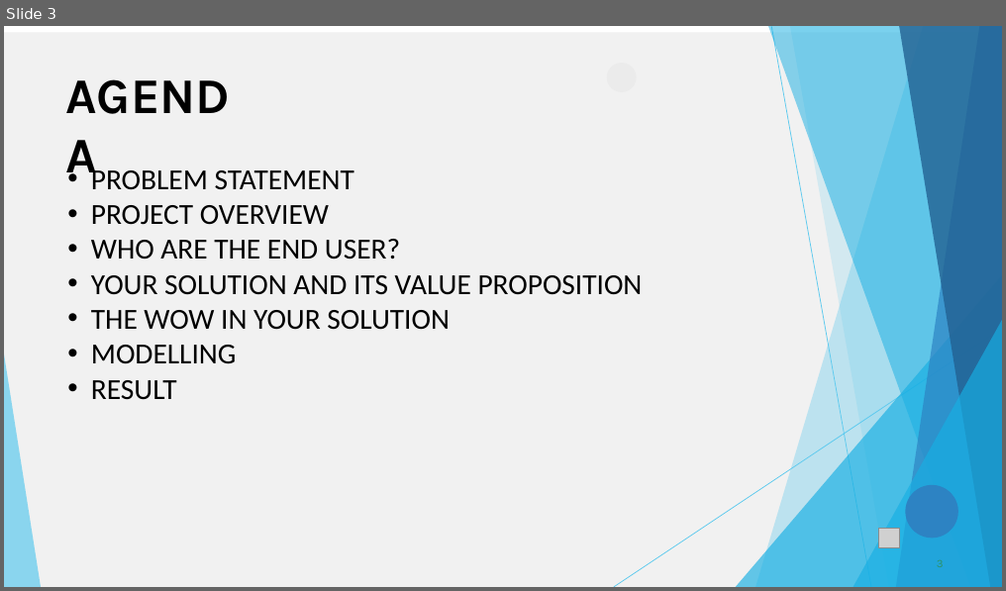
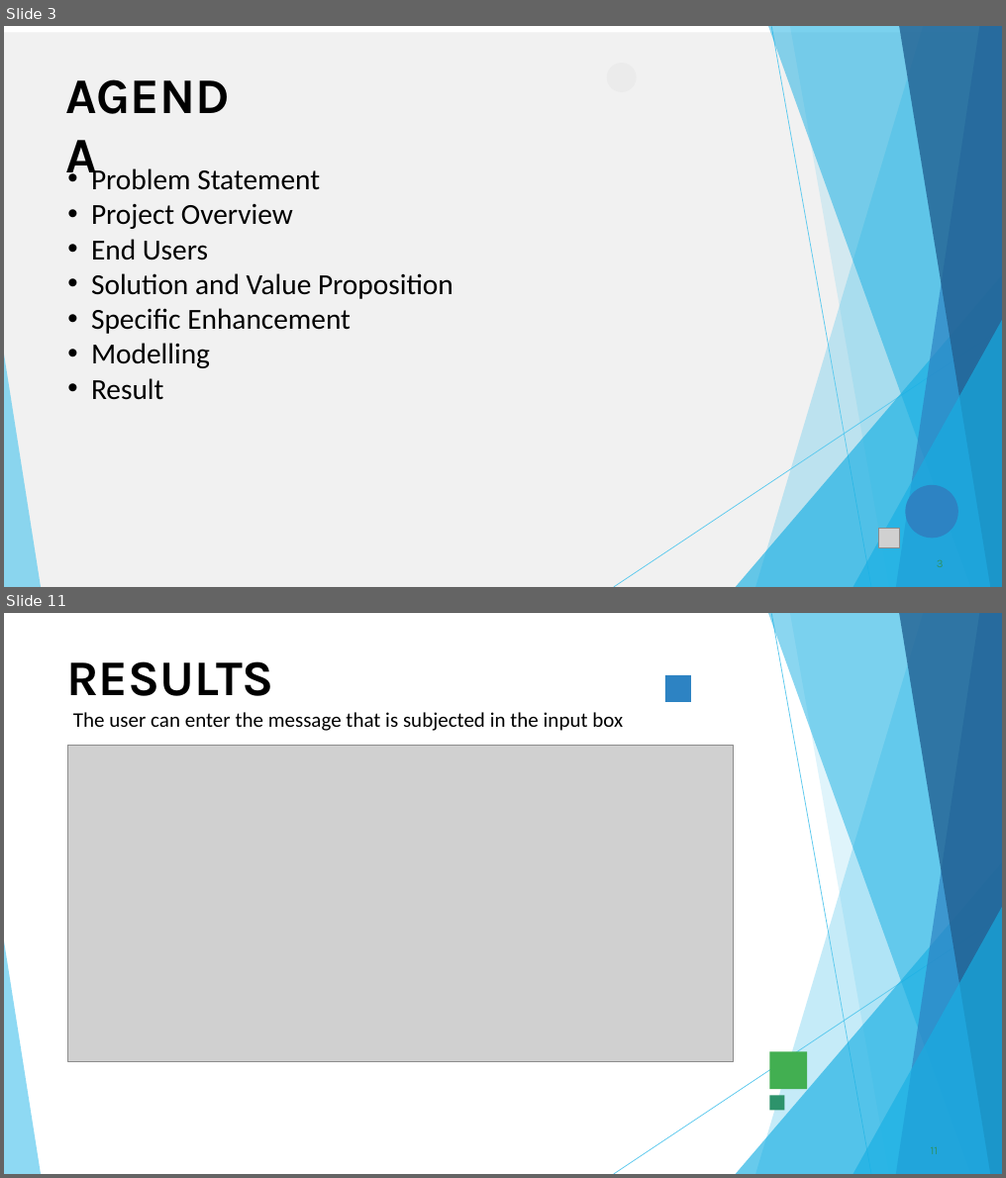
Before and after one commit to Rishika-1202/TNSDC_Generative-AI, a slide deck: SPAM_CLASSIFIER.pptx. Shown one above the other, each under a label of ours: slide 3 before the commit, slides 3 and 11 after it; the slides between them are not shown. The pictures are 1006x591 and 1006x1178 pixels, drawn with LibreOffice and Linux fonts; fonts in the diff are those of the drawing; grey boxes stand for pictures; background and template pictures are left out. Boxes give left, top, right and bottom in pixels: in the first picture for what was removed or moved away, otherwise in the second. Text is boxed around its words. In the diff, an @@ line names an element or a change of style, - is before the commit and + after.

```diff
--- a/SPAM_CLASSIFIER.pptx
+++ b/SPAM_CLASSIFIER.pptx
@@ slide 11 added at [4,613,1002,1174], background #FFFFFF @@
@@ freeform shape added at [755,613,1002,1174], fill #5FCAEE at 36% opacity @@
@@ freeform shape added at [768,613,1002,1174], fill #17AFE3 at 50% opacity @@
@@ freeform shape added at [772,614,871,1174], outline #5FCAEE 0.75 pt @@
@@ freeform shape added at [790,613,1002,1174], fill #5FCAEE at 20% opacity @@
@@ freeform shape added at [896,613,1002,1174], fill #2D83C3 at 70% opacity @@
@@ freeform shape added at [899,613,1002,1174], fill #226192 at 80% opacity @@
@@ title added at [66,662,274,696], 48 pt, text #000000, bold @@
+RESULTS
@@ freeform shape added at [665,675,690,701], fill #2D83C3 @@
@@ text added at [73,712,623,731], 20 pt, text #000000 @@
+The user can enter the message that is subjected in the input box
@@ picture added at [67,746,734,1062] @@
@@ freeform shape added at [736,862,1002,1174], fill #17AFE3 at 65% opacity @@
@@ freeform shape added at [853,907,1002,1174], fill #17AFE3 at 65% opacity @@
@@ freeform shape added at [614,916,1002,1174], outline #5FCAEE 0.75 pt @@
@@ freeform shape added at [4,942,41,1174], fill #5FCAEE at 70% opacity @@
@@ freeform shape added at [770,1052,807,1089], fill #42AF51 @@
@@ freeform shape added at [770,1096,785,1111], fill #2D936B @@
@@ page number added at [931,1148,939,1155], 11 pt, text #2D936B @@
+11
@@ slide 3 changed as well @@
@@ text at [91,165,453,400]: text changed @@
-• PROBLEM STATEMENT
-• PROJECT OVERVIEW
-• WHO ARE THE END USER?
-• YOUR SOLUTION AND ITS VALUE PROPOSITION
-• THE WOW IN YOUR SOLUTION
-• MODELLING
-• RESULT
+• Problem Statement
+• Project Overview
+• End Users
+• Solution and Value Proposition
+• Specific Enhancement
+• Modelling
+• Result
```
Also in this commit, not shown: 6 other slides changed, 4 other slides added, 3 slides removed.
